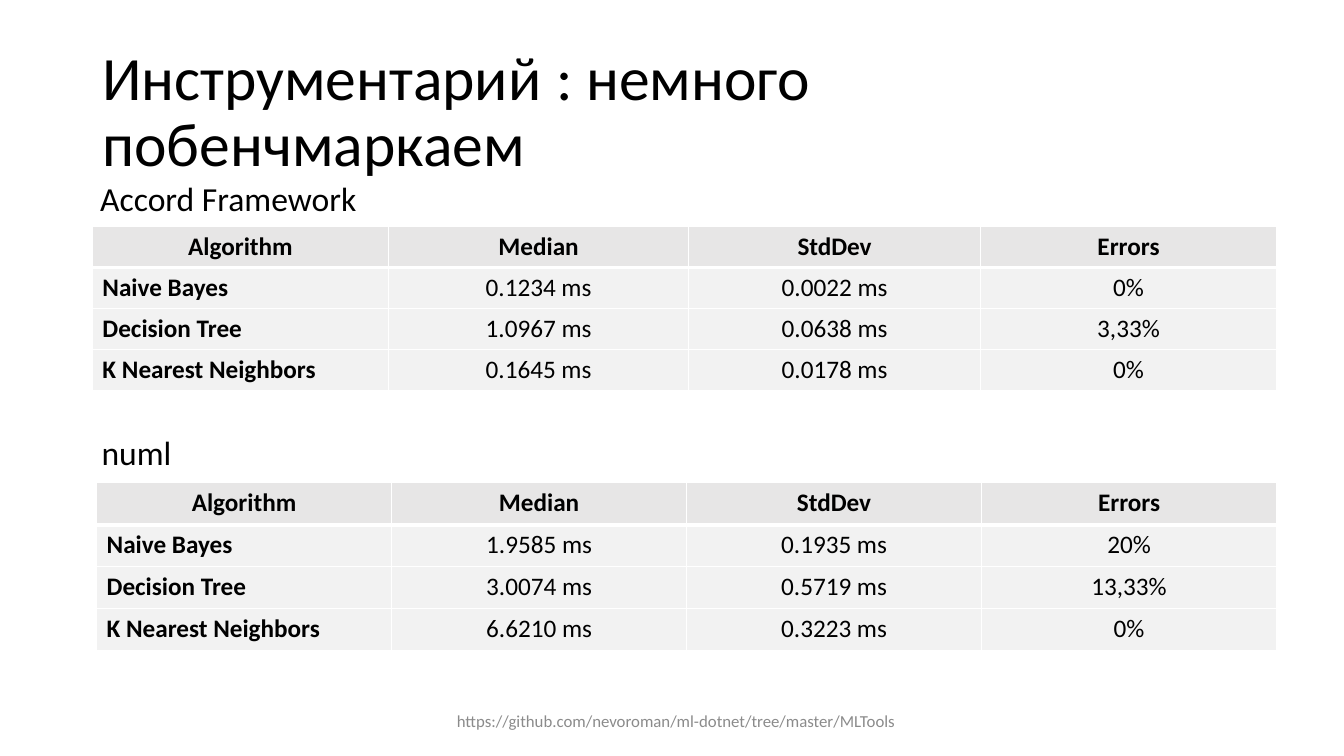
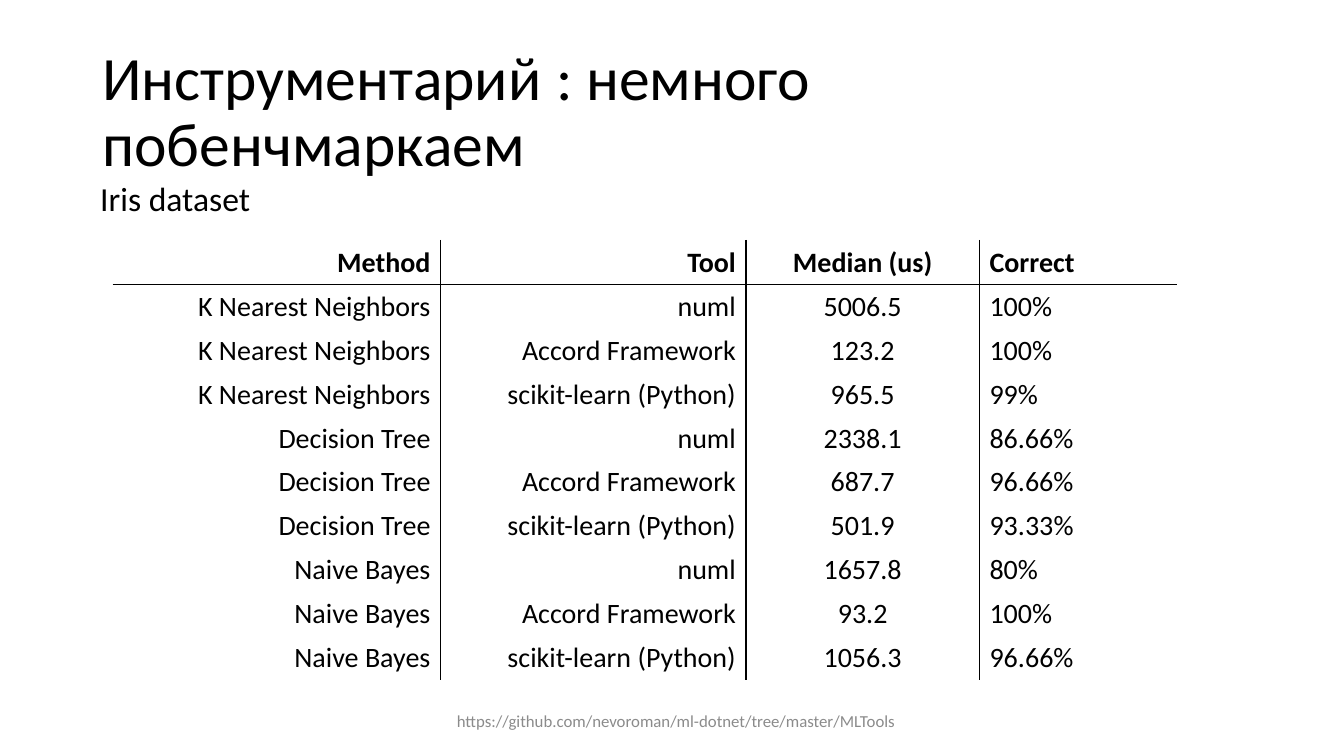
Before and after one commit to Spectr9/ml-dotnet, a slide deck: slide 35 of Slides/Slides.pptx (slide 25 before the commit). Drawn at 1344x756 pixels with LibreOffice and Linux fonts; fonts in the diff are those of the drawing. Boxes give left, top, right and bottom in pixels: in the first picture for what was removed or moved away, otherwise in the second. Text is boxed around its words. In the diff, an @@ line names an element or a change of style, - is before the commit and + after.

Commit message:
Slides updated

```diff
--- a/Slides/Slides.pptx
+++ b/Slides/Slides.pptx
@@ text at (100,187,250,212): text changed @@
-Accord Framework
+Iris dataset
@@ table removed at (93,227,1277,389), 4 rows, 4 columns @@
-Algorithm | Median | StdDev | Errors
-Naive Bayes | 0.1234 ms | 0.0022 ms | 0%
-Decision Tree | 1.0967 ms | 0.0638 ms | 3,33%
-K Nearest Neighbors | 0.1645 ms | 0.0178 ms | 0%
@@ table added at (113,241,1178,681), 10 rows, 4 columns @@
+Method | Tool | Median (us) | Correct
+K Nearest Neighbors | numl | 5006.5 | 100%
+K Nearest Neighbors | Accord Framework | 123.2 | 100%
+K Nearest Neighbors | scikit-learn (Python) | 965.5 | 99%
+Decision Tree | numl | 2338.1 | 86.66%
+Decision Tree | Accord Framework | 687.7 | 96.66%
+Decision Tree | scikit-learn (Python) | 501.9 | 93.33%
+Naive Bayes | numl | 1657.8 | 80%
+Naive Bayes | Accord Framework | 93.2 | 100%
+Naive Bayes | scikit-learn (Python) | 1056.3 | 96.66%
@@ text removed at (102,441,172,466) @@
-numl
@@ table removed at (97,483,1278,651), 4 rows, 4 columns @@
-Algorithm | Median | StdDev | Errors
-Naive Bayes | 1.9585 ms | 0.1935 ms | 20%
-Decision Tree | 3.0074 ms | 0.5719 ms | 13,33%
-K Nearest Neighbors | 6.6210 ms | 0.3223 ms | 0%
```
Also in this commit, not shown: 9 other slides changed, 13 slides added, 1 slide removed, 2 other files.
